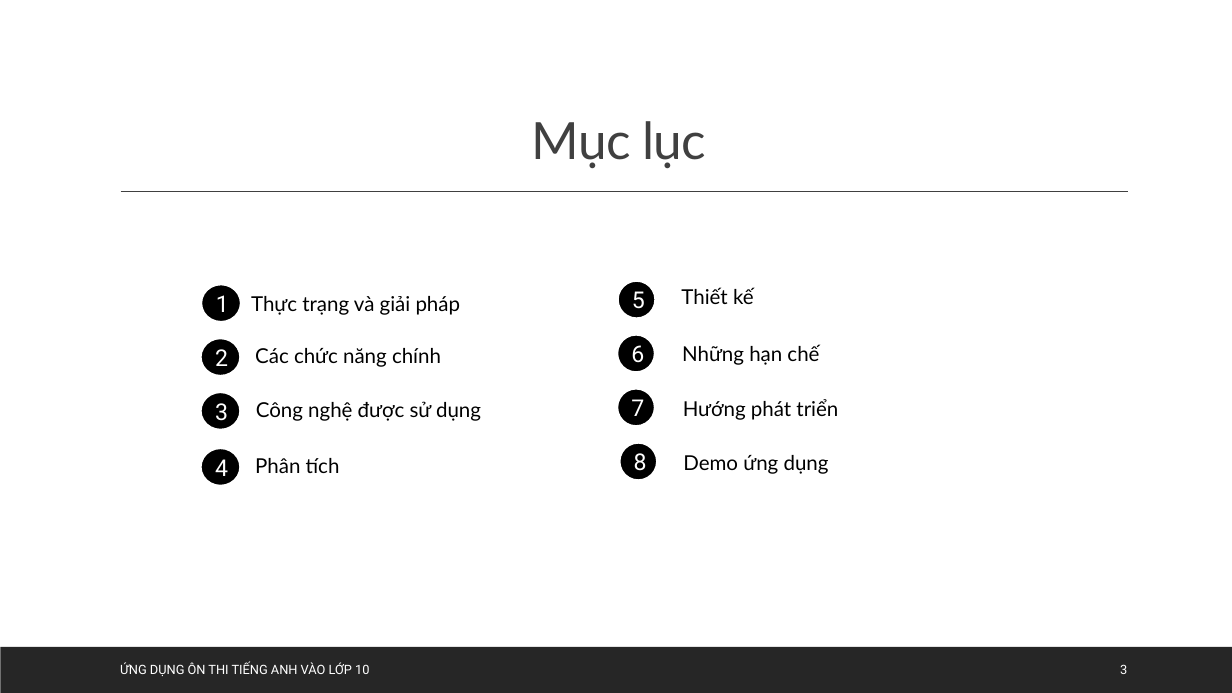
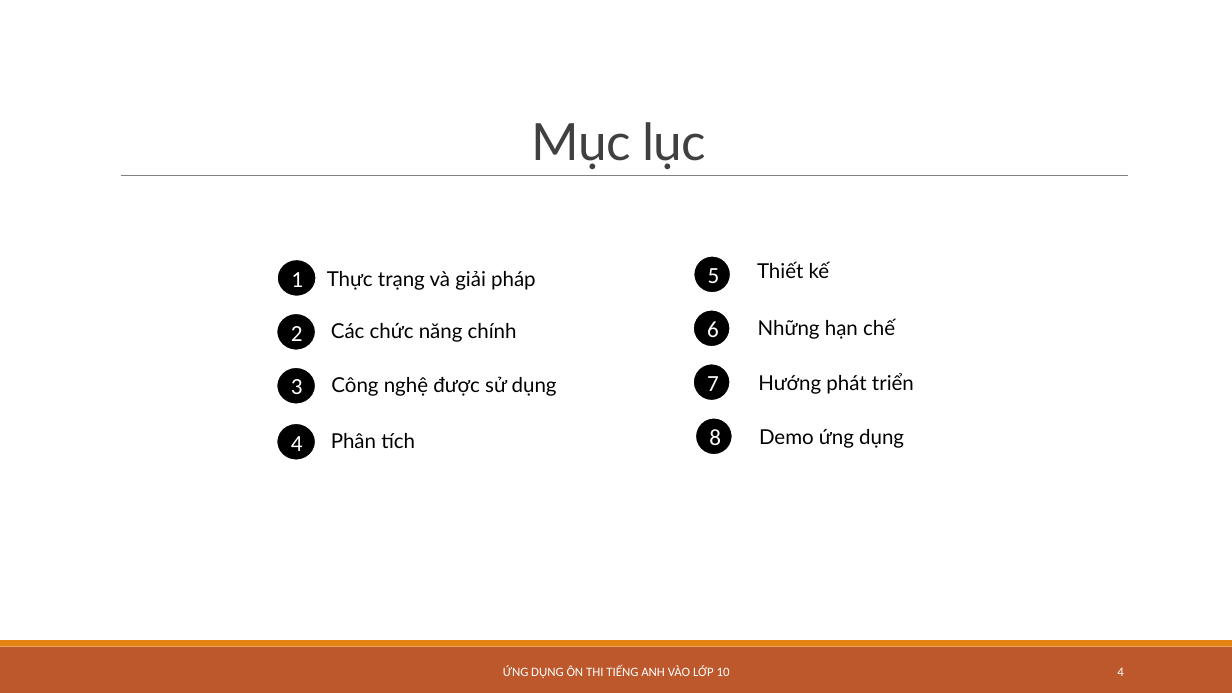
Before and after one commit to TruongDangQuang1998/OnThiTiengAnh10, a slide deck: slide 4 of Documents/Nhom27.pptx (slide 3 before the commit). Drawn at 1232x693 pixels with LibreOffice and Linux fonts; fonts in the diff are those of the drawing. Boxes give left, top, right and bottom in pixels: in the first picture for what was removed or moved away, otherwise in the second. Text is boxed around its words. In the diff, an @@ line names an element or a change of style, - is before the commit and + after.

```diff
--- a/Documents/Nhom27.pptx
+++ b/Documents/Nhom27.pptx
@@ title "Mục lục" at bbox=[532, 122, 706, 170]: line spacing 0.9 to 0.85 @@
@@ line moved from (121, 192) - (1128, 192) to (121, 176) - (1128, 176) @@
@@ line (121, 176) - (1128, 176): stroke #404040 1 pt to #808080 0.5 pt @@
@@ 8 ellipses, 8 texts: place and size @@
-8 ellipses, 8 texts at bbox=[201, 280, 838, 487]
+8 ellipses, 8 texts at bbox=[275, 255, 914, 461]
@@ font Roboto to Calibri in 8 elements at bbox=[275, 367, 316, 406], bbox=[692, 363, 731, 402], bbox=[693, 255, 732, 294], bbox=[276, 259, 317, 298], bbox=[275, 312, 316, 351], bbox=[275, 422, 316, 461], bbox=[692, 309, 731, 348], bbox=[695, 417, 734, 456] @@
@@ rectangle at bbox=[0, 647, 1232, 693]: fill #262626 to #BD582C @@
@@ rectangle added at bbox=[0, 640, 1232, 647], fill #E48312 @@
@@ text "ỨNG DỤNG ÔN THI TIẾNG ...": place and size @@
-text "ỨNG DỤNG ÔN THI TIẾNG ..." at bbox=[120, 663, 369, 676]
+text "ỨNG DỤNG ÔN THI TIẾNG ..." at bbox=[503, 665, 730, 678]
@@ text "ỨNG DỤNG ÔN THI TIẾNG ..." at bbox=[503, 665, 730, 678]: font Roboto to Calibri; alignment left to centre @@
@@ page number at bbox=[1117, 668, 1123, 676]: text changed; font Roboto to Calibri @@
-3
+4
```
Also in this commit, not shown: 17 other slides changed, 2 slides added, 1 other file.
